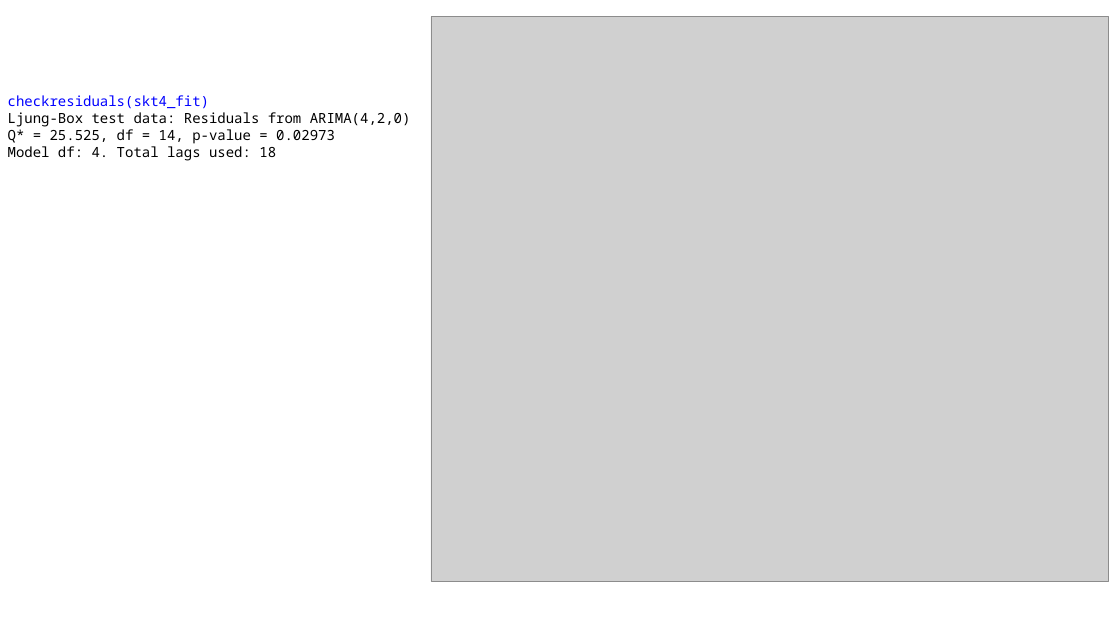
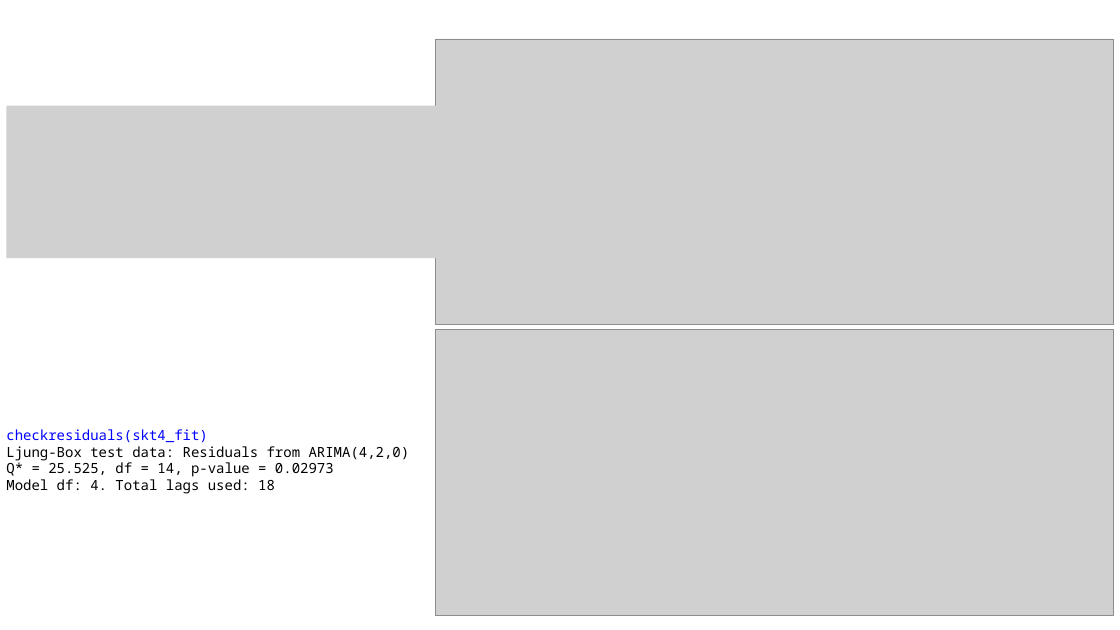
Before and after one commit to Adrian123K/Pproject, a slide deck: slide 7 of PpPpt_v1_(200718).pptx (slide 5 before the commit). Drawn at 1120x630 pixels with LibreOffice and Linux fonts; fonts in the diff are those of the drawing; grey boxes stand for pictures. Boxes give left, top, right and bottom in pixels: in the first picture for what was removed or moved away, otherwise in the second. Text is boxed around its words. In the diff, an @@ line names an element or a change of style, - is before the commit and + after.

```diff
--- a/PpPpt_v1_(200718).pptx
+++ b/PpPpt_v1_(200718).pptx
@@ picture added at (x1=436, y1=39, x2=1114, y2=324) @@
@@ picture added at (x1=7, y1=106, x2=443, y2=259) @@
@@ picture resized from (x1=431, y1=17, x2=1109, y2=581) to (x1=436, y1=329, x2=1114, y2=615) @@
@@ text "checkresiduals(skt4_fit)" moved from (x1=8, y1=95, x2=411, y2=161) to (x1=6, y1=429, x2=410, y2=494) @@
```
Also in this commit, not shown: 1 other slide changed, 7 slides added, 2 slides removed, 8 other files.
